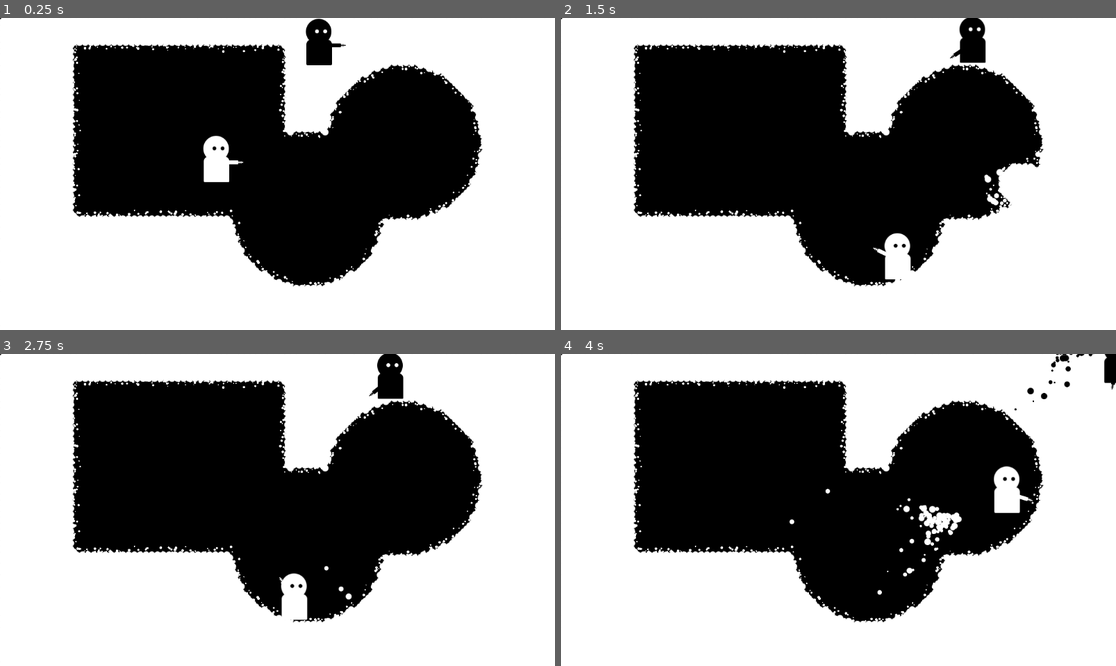
Above: before the commit, frames 1-4 (two rows, left to right).
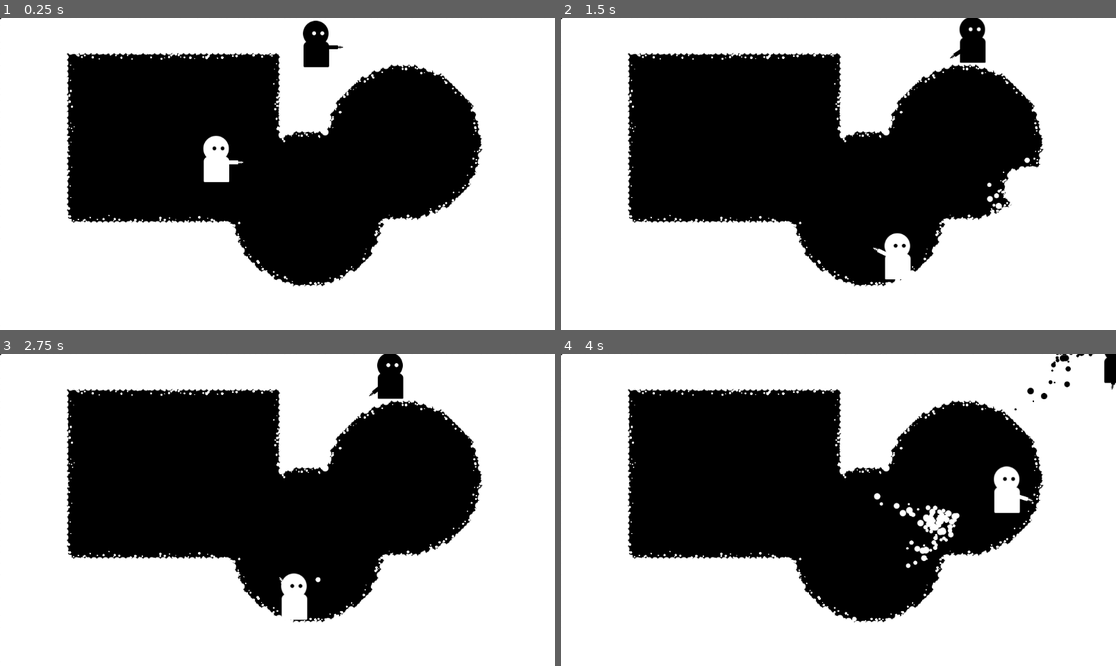
Above: after the commit, the same moments.

Repository: RobotRamen/margin
Game: Godot game, scene res://level_0.tscn
Same seed, same stepped clock (60 frames per second), same inputs: the game is played once before the commit and once after it.
Inputs (mouse positions are in pixels of both pictures, inside the frame that each line leads up to):
- Up to frame 1 (0.25 s): no input
- Up to frame 2 (1.5 s): move the mouse to (960, 158) at 0.52 s; hold D (right_1) from 0.53 s (still down); tap Ctrl (restore_1) at 0.6, 1.35 s; click (960, 158) at 0.67 s; tap Space (jump_1) at 0.77 s; move the mouse to (727, 189) at 1.27 s
- Up to frame 3 (2.75 s): tap Space (jump_1) at 1.52 s; move the mouse to (333, 441) at 2.02 s; release D (right_1) at 2.03 s; hold A (left_1) from 2.03 s (still down); tap Ctrl (restore_1) at 2.1 s
- Up to frame 4 (4 s): move the mouse to (810, 572) at 2.77 s; release A (left_1) at 2.78 s; hold D (right_1) from 2.78 s (still down); tap Ctrl (restore_1) at 2.85, 3.6 s; click (810, 572) at 2.92 s; tap Space (jump_1) at 3.02, 3.77 s; move the mouse to (1005, 556) at 3.52 s

The runs differ from the first frame. In frame 1, 3.2% of the frame differs, in the area x 12-63%, y 0-68%; in frame 2, 3.3%; in frame 3, 3.0%; in frame 4, 3.8%, in the area x 12-73%, y 8-86%.

Commit message:
Update level_0.tscn

Diff:
--- a/level_0.tscn
+++ b/level_0.tscn
@@ -21,7 +21,7 @@
 scene = ExtResource("1_khf3c")
 
 [node name="blackSpawner" parent="." instance=ExtResource("2_y3qo1")]
-position = Vector2(662, 73)
+position = Vector2(656, 77)
 scene = ExtResource("2_ulvfy")
 
 [node name="Camera2D" type="Camera2D" parent="."]
@@ -38,5 +38,5 @@
 shape = SubResource("CircleShape2D_umgoa")
 
 [node name="CollisionShape2D3" type="CollisionShape2D" parent="black_start"]
-position = Vector2(372, 234)
+position = Vector2(362, 247)
 shape = SubResource("RectangleShape2D_yroj7")
